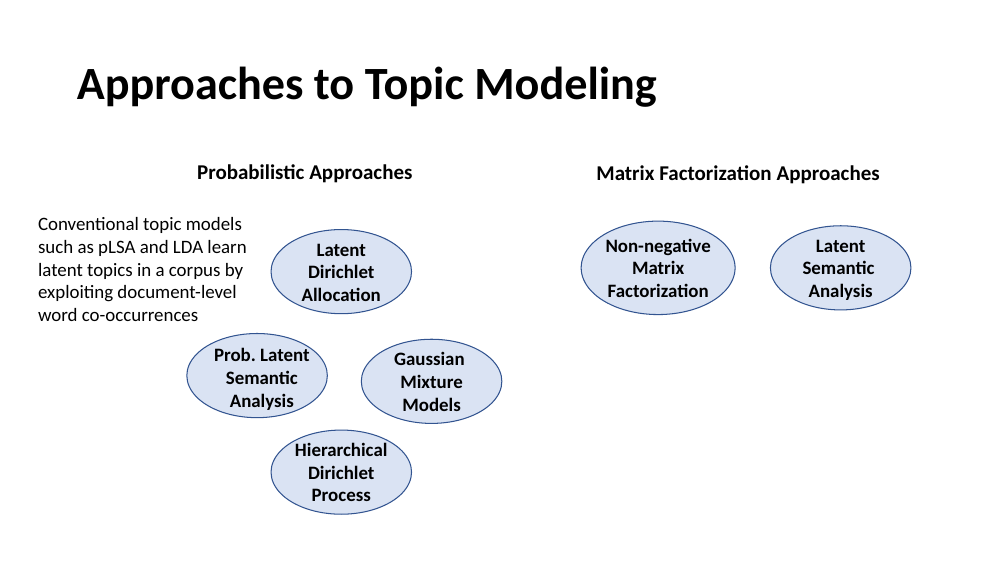
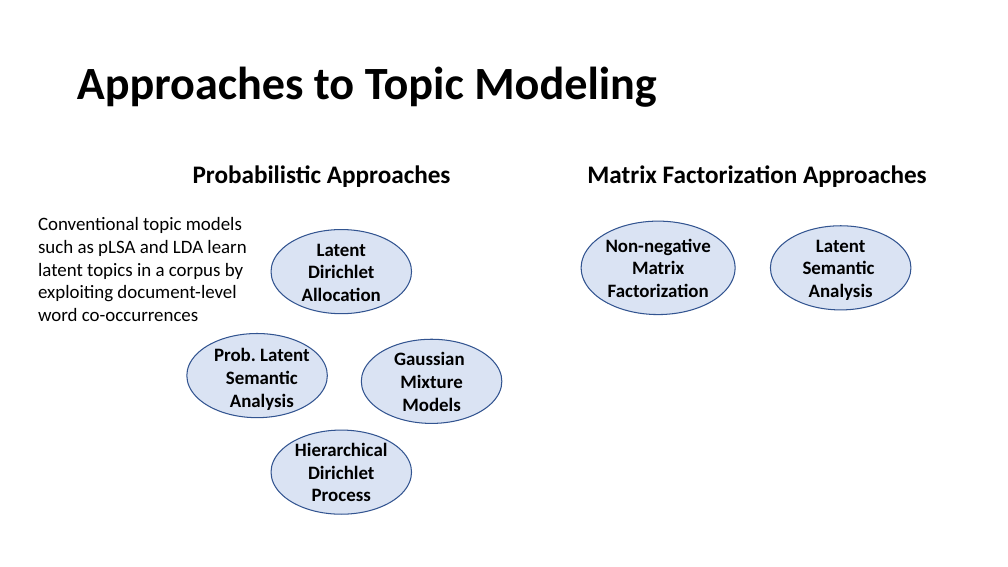
Before and after one commit to ANLY580/lectures, a slide deck: slide 3 of 8-topic-models/ANLY580_Fall2019_TopicModels.pptx. Drawn at 1008x567 pixels with LibreOffice and Linux fonts; fonts in the diff are those of the drawing. Boxes give left, top, right and bottom in pixels: in the first picture for what was removed or moved away, otherwise in the second. Text is boxed around its words. In the diff, an @@ line names an element or a change of style, - is before the commit and + after.

Commit message:
update slides topic modeling

```diff
--- a/8-topic-models/ANLY580_Fall2019_TopicModels.pptx
+++ b/8-topic-models/ANLY580_Fall2019_TopicModels.pptx
@@ text "Probabilistic Approaches" at <box>193,165,451,187</box>: size 20 to 24 pt @@
@@ text "Matrix Factorization Approaches" at <box>587,165,927,187</box>: size 20 to 24 pt @@
@@ text "Matrix Factorization Approaches": place and size @@
-text "Matrix Factorization Approaches" at <box>596,165,880,184</box>
+text "Matrix Factorization Approaches" at <box>587,165,927,187</box>
```
Also in this commit, not shown: 4 other slides changed, 8 slides added, 1 slide removed, 2 other files.
